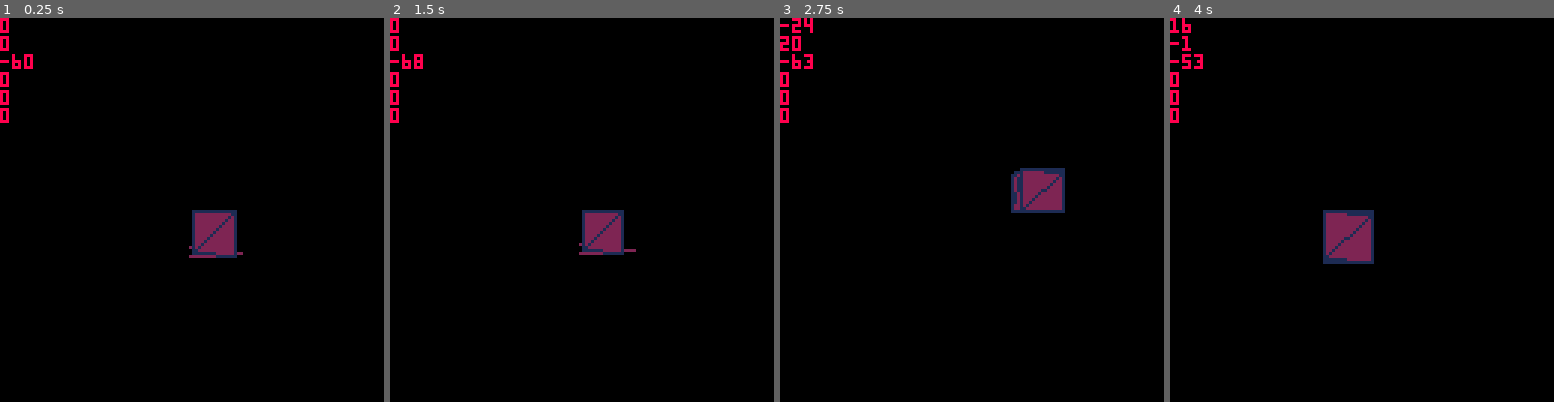
Above: before the commit, frames 1-4 (left to right).
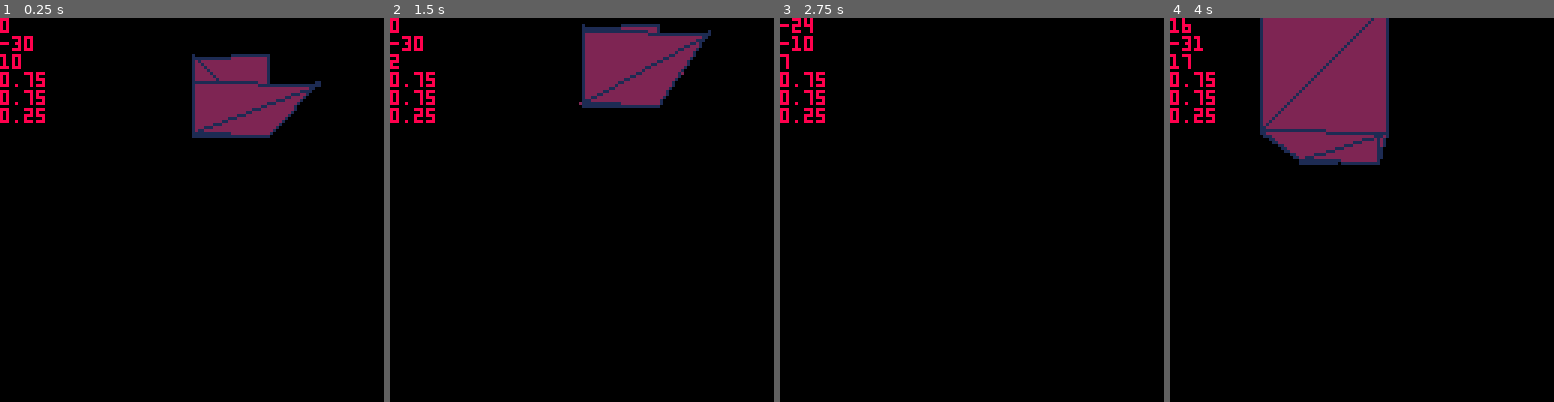
Above: after the commit, the same moments.

Repository: TarkanAl-Kazily/game-jams
Game: PICO-8 cartridge other/ship.p8
Two runs of this game, one before a commit and one after it. Both use one fixed random seed, a clock stepped at 60 frames per second and the inputs below.
Inputs:
- Up to frame 1 (0.25 s): no input
- Up to frame 2 (1.5 s): tap O (Z key) at 0.33, 0.7, 1.43 s; tap X (X key) at 1.07 s
- Up to frame 3 (2.75 s): hold Left 1.97-2.37 s; tap X (X key) at 2.07, 2.4, 2.73 s; tap O (Z key) at 2.22 s; hold Down from 2.42 s (still down)
- Up to frame 4 (4 s): release Down at 2.82 s; hold Right 2.87-3.53 s; tap X (X key) at 3.07, 3.4, 3.73 s; tap O (Z key) at 3.1, 3.98 s; hold Up from 3.58 s (still down)

The runs differ from the first frame. In frame 1, 7.5% of the frame differs, in the area x 0-84%, y 4-63%; in frame 2, 7.7%; in frame 3, 2.3%; in frame 4, 15%, in the area x 0-58%, y 0-65%.

Commit message:
Created new test mesh

Diff:
--- a/other/ship.p8
+++ b/other/ship.p8
@@ -4,10 +4,11 @@
 -- ship game
 
 #include model.lua
+#include ship_mesh.lua
 
 function _init()
-  cam_x, cam_y, cam_z = 0, 0, -60
-  cam_roll, cam_pitch, cam_yaw = 0.0, 0.0, 0.0
+  cam_x, cam_y, cam_z = 0, -30, 10
+  cam_roll, cam_pitch, cam_yaw = 0.75, 0.75, 0.25
   -- ply format
   mesh1 = {
     {
@@ -63,7 +64,7 @@
     }
   }
   mesh_id = 1
-  meshes = {mesh1, mesh2, tutorial}
+  meshes = {mesh1, mesh2, ship, tutorial}
 
   cam = {
     {cam_x, cam_y, cam_z}, {cam_roll, cam_pitch, cam_yaw}
@@ -169,7 +170,7 @@
     local x0, y0, z0 = unpack(px0)
     local x1, y1, z1 = unpack(px1)
     local x2, y2, z2 = unpack(px2)
-    local key, visible = sqr_norm(vec_avg({p0, p1, p2})), (all_between(-16, 144, {x0, x1, x2, y0, y1, y2}) and all_between(0, 127, {z0, z1, z2}))
+    local key, visible = sqr_norm(vec_avg({p0, p1, p2})), (all_between(-16, 144, {x0, x1, x2, y0, y1, y2}) and all_between(0, 100, {z0, z1, z2}))
     if (visible) then
       add(_fproj, {key, x0, y0, x1, y1, x2, y2, c, i})
       --if (c == 16) c = 2 else c = c + 1
--- /dev/null
+++ b/other/ship_mesh.lua
@@ -0,0 +1,4 @@
+ship = {
+	{{-10.00,-20.00,20.00,},{-10.00,0.00,20.00,},{10.00,-20.00,20.00,},{10.00,0.00,20.00,},{10.00,-20.00,3.42,},{10.00,-20.00,0.00,},{11.00,-20.00,-1.00,},{6.00,-20.00,0.00,},{-11.00,-20.00,-1.00,},{-6.00,-20.00,0.00,},{-10.00,-20.00,0.00,},{11.00,-20.00,21.00,},{-10.00,-20.00,3.42,},{-11.00,-20.00,21.00,},{7.00,3.77,9.64,},{10.00,4.46,7.73,},{7.00,0.62,18.31,},{6.00,4.46,7.73,},{-7.00,0.62,18.31,},{-7.00,3.77,9.64,},{-6.00,4.46,7.73,},{-10.00,4.46,7.73,},{-6.00,-20.00,3.42,},{-6.00,0.00,0.00,},{6.00,0.00,0.00,},{6.00,-20.00,3.42,},{-11.00,0.70,21.00,},{11.00,0.70,21.00,},{-11.00,0.58,-1.00,},{-11.00,5.56,7.64,},{11.00,0.58,-1.00,},{11.00,5.56,7.64,},{7.00,1.68,18.31,},{7.00,4.83,9.64,},{-7.00,4.83,9.64,},{-7.00,1.68,18.31,},},
+	{{1,2,3,},{3,2,4,},{5,6,7,},{8,7,6,},{9,10,11,},{12,3,5,},{12,5,7,},{13,9,11,},{14,13,1,},{14,1,3,},{14,3,12,},{14,9,13,},{9,7,8,},{9,8,10,},{4,15,16,},{17,15,4,},{15,18,16,},{4,19,17,},{4,2,19,},{2,20,19,},{20,21,15,},{15,21,18,},{20,22,21,},{2,22,20,},{1,13,2,},{2,13,22,},{5,3,4,},{5,4,16,},{13,11,23,},{23,11,10,},{24,10,25,},{25,10,8,},{6,5,26,},{6,26,8,},{27,14,12,},{27,12,28,},{29,14,27,},{29,27,30,},{9,14,29,},{9,29,31,},{9,31,7,},{12,31,28,},{28,31,32,},{12,7,31,},{22,23,21,},{22,13,23,},{21,24,18,},{18,24,25,},{26,16,18,},{5,16,26,},{15,17,33,},{15,33,34,},{20,15,34,},{20,34,35,},{36,20,35,},{19,20,36,},{17,19,36,},{17,36,33,},{23,10,24,},{23,24,21,},{8,26,25,},{25,26,18,},{32,33,28,},{34,33,32,},{36,28,33,},{27,28,36,},{30,36,35,},{30,35,34,},{30,34,32,},{30,27,36,},{29,30,32,},{29,32,31,},}
+}
